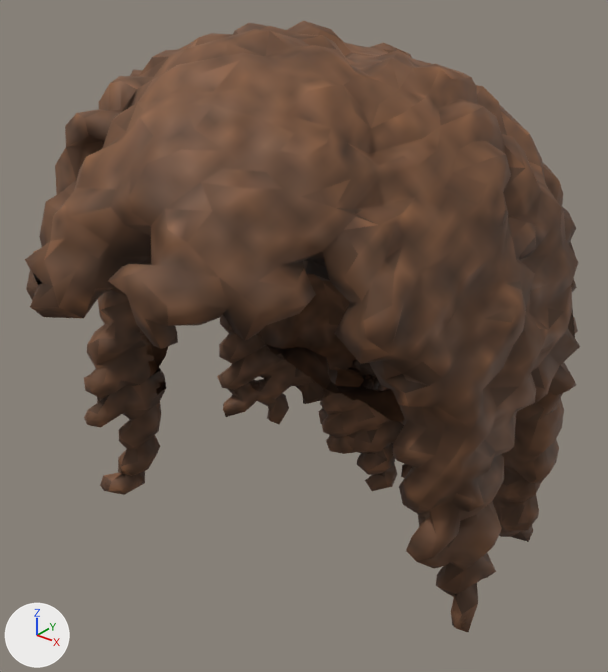
One commit to the glTF model game/assets/models/characters/hair/curly/curly.glb: the scene before it, then after it.
Camera for both pictures: a 50 mm camera at (0.199, -0.247, 1.829) aimed at (-0.008, 0.011, 1.669). Every picture has the same lights, and +X, +Y and +Z are marked at lower left. The first picture is the older version.

Names of what the first picture shows: 'curly'.
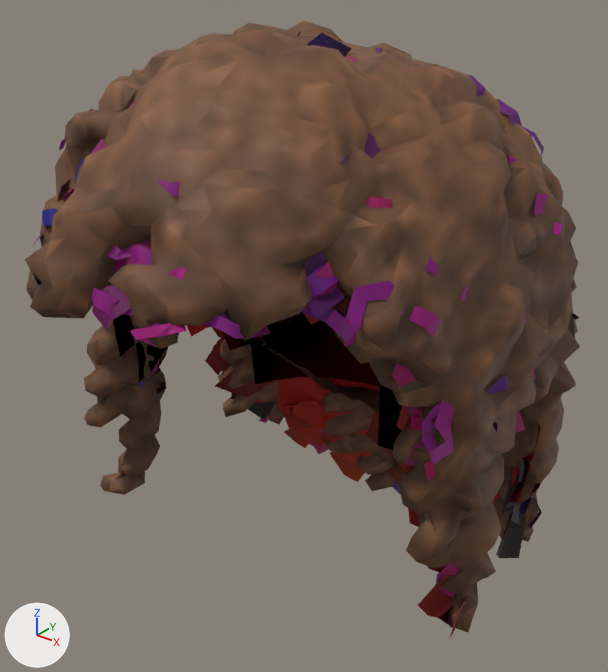
What differs and where, as boxes (x1, y1, x2, y2) in the pictures (608 x 672 px):
'curly_cards', added (mostly hidden): after (34, 32, 579, 639)

The change, as a diff of the scene's bpy script:
```diff
--- a/game/assets/models/characters/hair/curly/curly.glb.py
+++ b/game/assets/models/characters/hair/curly/curly.glb.py
@@ mat_wm_curly_cards @@
+mat_wm_curly_cards = bpy.data.materials.new('WM_curly_cards')
+# nodes: BsdfPrincipled, Math, Mix, OutputMaterial, VertexColor
+# colours: beige #aa9079, mixed with the vertex colours
@@ me_curly_cards @@
+me_curly_cards.from_pydata(...)  # 10740 vertices, 10545 faces; spans x -0.1..0.099, y -0.108..0.126, z 1.514..1.797
+me_curly_cards.materials.append(mat_wm_curly_cards)
@@ ob_curly_cards @@
+ob_curly_cards = bpy.data.objects.new('curly_cards', me_curly_cards)
+ob_curly_cards.location = (0.0, 0.0, 0.0)
```
